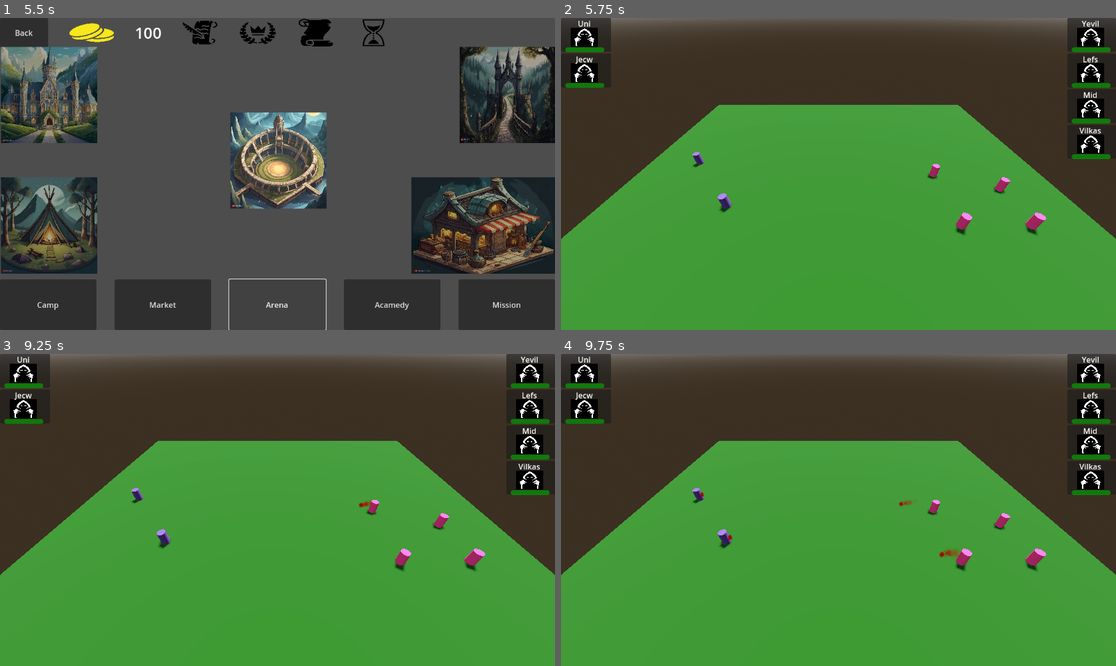
Above: before the commit, frames 1-4 (two rows, left to right).
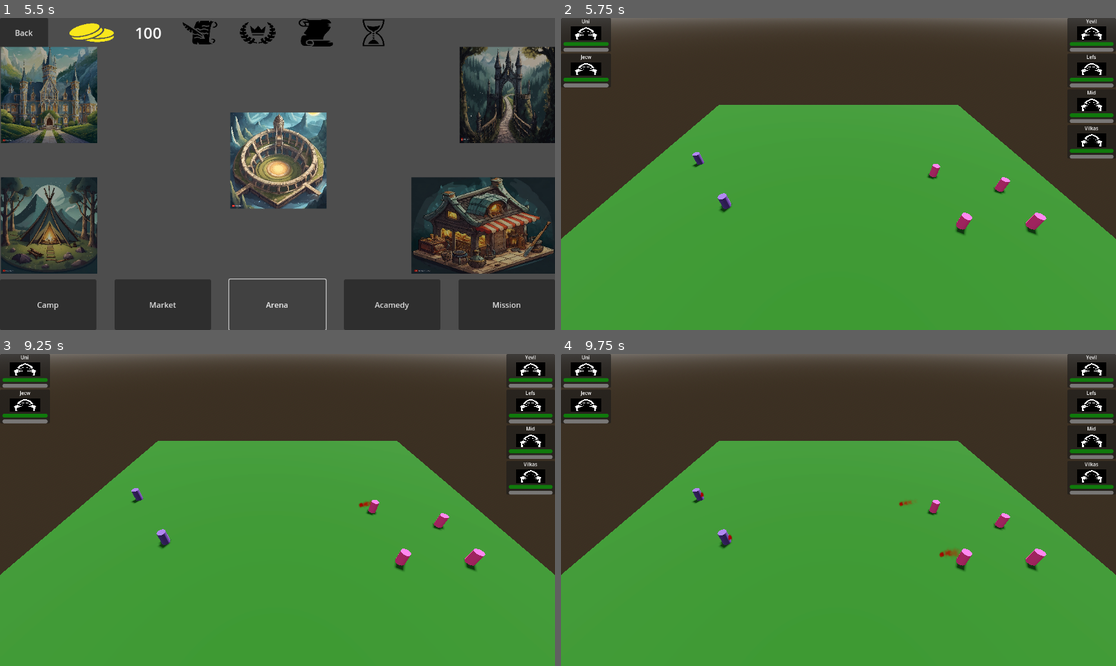
Above: after the commit, the same moments.

Repository: ualisars/ManagementPrototype
Game: Godot game, scene res://Interface/General/player_interface.tscn
The game is run twice, just before and just after one commit, with the same random seed, the same clock (stepped at 60 frames per second) and the same inputs.
Inputs (mouse positions are in pixels of both pictures, inside the frame that each line leads up to):
- Up to frame 1 (5.5 s): click "Camp" at 0.5 s; move the mouse to (61, 117) at 1.27 s; press the mouse at (61, 117) at 1.28 s; tap Enter at 2 s; move the mouse to (255, 33) at 2.02 s; release the mouse at (255, 33) at 2.03 s; click (255, 33) at 2.1 s; click "Back" at 2.75 s; click "Back" at 3.5 s; click "Market" at 4.25 s; click "Arena" at 5 s
- Up to frame 2 (5.75 s): no input
- Up to frame 3 (9.25 s): move the mouse to (333, 441) at 5.77 s; press the mouse at (333, 441) at 5.78 s; tap Space at 6.5, 8 s; move the mouse to (249, 572) at 6.52 s; release the mouse at (249, 572) at 6.53 s; click (249, 572) at 6.6 s; tap Enter at 7.25, 8.75 s; move the mouse to (444, 556) at 7.27 s; press the mouse at (444, 556) at 7.28 s; move the mouse to (111, 463) at 8.02 s; release the mouse at (111, 463) at 8.03 s; click (111, 463) at 8.1 s; move the mouse to (305, 510) at 8.77 s; press the mouse at (305, 510) at 8.78 s
- Up to frame 4 (9.75 s): tap Space at 9.5 s; move the mouse to (755, 432) at 9.52 s; release the mouse at (755, 432) at 9.53 s; click (755, 432) at 9.6 s

Frame 1 is identical in both runs. In frame 2, 2.4% of the frame differs, in the area x 0-100%, y 0-46%; in frame 3, 2.4%; in frame 4, 2.4%.

Commit message:
add concentration bar

Diff:
--- a/Interface/Arena/arena_sidebar.gd
+++ b/Interface/Arena/arena_sidebar.gd
@@ -16,6 +16,7 @@
 		character_fight_info.set_character_name(character3d.character_name)
 		character_fight_info.set_max_health(character3d.health)
 		character_fight_info.set_character_id(character3d.id)
+		character_fight_info.set_max_concentration(character3d.concentration)
 
 func add_player_characters(characters3d: Array):
 	add_characters(characters3d, true)
--- a/Interface/Arena/character_fight_info.gd
+++ b/Interface/Arena/character_fight_info.gd
@@ -1,7 +1,9 @@
 extends Panel
 
-@onready var health_bar: ProgressBar = $HealthBar
-@onready var character_name_label: Label = $CharacterNameLabel
+@onready var health_bar = $InfoContainer/BarMarginContainer/BarContainer/HealthBar
+@onready var concentration_bar = $InfoContainer/BarMarginContainer/BarContainer/ConcentrationBar
+@onready var character_name_label = $InfoContainer/CharacterNameLabel
+
 
 var red: Color = Color.RED
 var green: Color = Color.GREEN
@@ -20,6 +22,17 @@
 		var color = red.lerp(green, float(current_health) / float(max_health))
 		health_bar.modulate = color
 
+var max_concentration: int:
+	set(new_concentration):
+		max_concentration = new_concentration
+		concentration_bar.max_value = new_concentration
+
+
+var current_concentration: int:
+	set(new_concentration):
+		current_concentration = new_concentration
+		concentration_bar.value = current_concentration
+
 func set_character_name(character_name: String) -> void:
 	character_name_label.text = character_name
 
@@ -29,6 +42,10 @@
 func set_max_health(health: int) -> void:
 	max_health = health
 
+
+func set_max_concentration(concentration: int) -> void:
+	max_concentration = concentration
+
 func _ready() -> void:
 	health_bar.modulate = green
 	Messenger.CHARACTER_PENETRATED.connect(on_character_penetrated)
--- a/Interface/Arena/character_fight_info.tscn
+++ b/Interface/Arena/character_fight_info.tscn
@@ -4,41 +4,64 @@
 [ext_resource type="Texture2D" uid="uid://curv6qkdp78d3" path="res://Images/cultist.svg" id="2_cxgag"]
 
 [sub_resource type="LabelSettings" id="LabelSettings_dh38o"]
+font_size = 10
 
 [node name="CharacterFightInfo" type="Panel"]
 custom_minimum_size = Vector2(70, 70)
 offset_right = 94.0
-offset_bottom = 73.0
+offset_bottom = 77.0
 script = ExtResource("1_kcvsn")
 
-[node name="CharacterImage" type="TextureRect" parent="."]
-custom_minimum_size = Vector2(30, 20)
-layout_mode = 0
-offset_left = 20.0
-offset_top = 20.0
-offset_right = 77.0
-offset_bottom = 60.0
-texture = ExtResource("2_cxgag")
-expand_mode = 1
+[node name="InfoContainer" type="VBoxContainer" parent="."]
+layout_mode = 1
+anchors_preset = 15
+anchor_right = 1.0
+anchor_bottom = 1.0
+grow_horizontal = 2
+grow_vertical = 2
 
-[node name="HealthBar" type="ProgressBar" parent="."]
-modulate = Color(0.392157, 1, 0.286275, 1)
-layout_mode = 0
-offset_left = 9.0
-offset_top = 61.0
-offset_right = 90.0
-offset_bottom = 71.0
-step = 1.0
-value = 100.0
-show_percentage = false
-
-[node name="CharacterNameLabel" type="Label" parent="."]
-layout_mode = 0
-offset_right = 97.0
-offset_bottom = 23.0
+[node name="CharacterNameLabel" type="Label" parent="InfoContainer"]
+layout_mode = 2
 text = "Name"
 label_settings = SubResource("LabelSettings_dh38o")
 horizontal_alignment = 1
 vertical_alignment = 1
 justification_flags = 0
 clip_text = true
+
+[node name="ImageMarginContainer" type="MarginContainer" parent="InfoContainer"]
+layout_mode = 2
+size_flags_vertical = 3
+theme_override_constants/margin_left = 20
+theme_override_constants/margin_right = 20
+
+[node name="CharacterImage" type="TextureRect" parent="InfoContainer/ImageMarginContainer"]
+custom_minimum_size = Vector2(30, 20)
+layout_mode = 2
+size_flags_vertical = 3
+texture = ExtResource("2_cxgag")
+expand_mode = 1
+
+[node name="BarMarginContainer" type="MarginContainer" parent="InfoContainer"]
+layout_mode = 2
+theme_override_constants/margin_left = 5
+theme_override_constants/margin_right = 5
+
+[node name="BarContainer" type="VBoxContainer" parent="InfoContainer/BarMarginContainer"]
+layout_mode = 2
+
+[node name="HealthBar" type="ProgressBar" parent="InfoContainer/BarMarginContainer/BarContainer"]
+modulate = Color(0.392157, 1, 0.286275, 1)
+custom_minimum_size = Vector2(0, 8)
+layout_mode = 2
+step = 1.0
+value = 100.0
+show_percentage = false
+
+[node name="ConcentrationBar" type="ProgressBar" parent="InfoContainer/BarMarginContainer/BarContainer"]
+modulate = Color(0.977776, 0.976368, 0.989213, 1)
+custom_minimum_size = Vector2(0, 8)
+layout_mode = 2
+step = 1.0
+value = 100.0
+show_percentage = false
